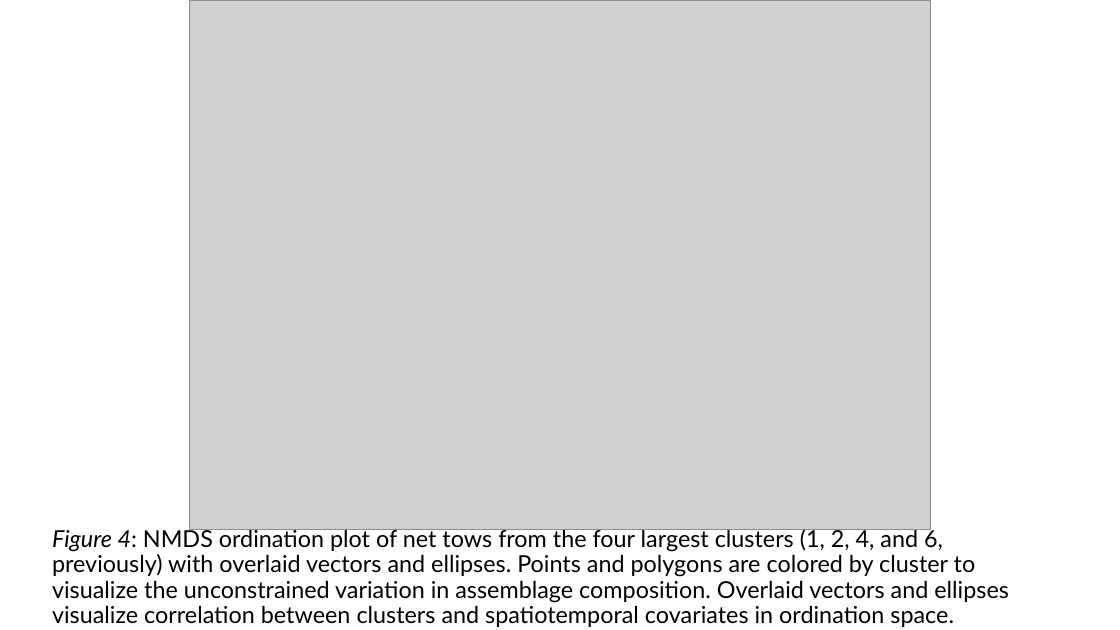
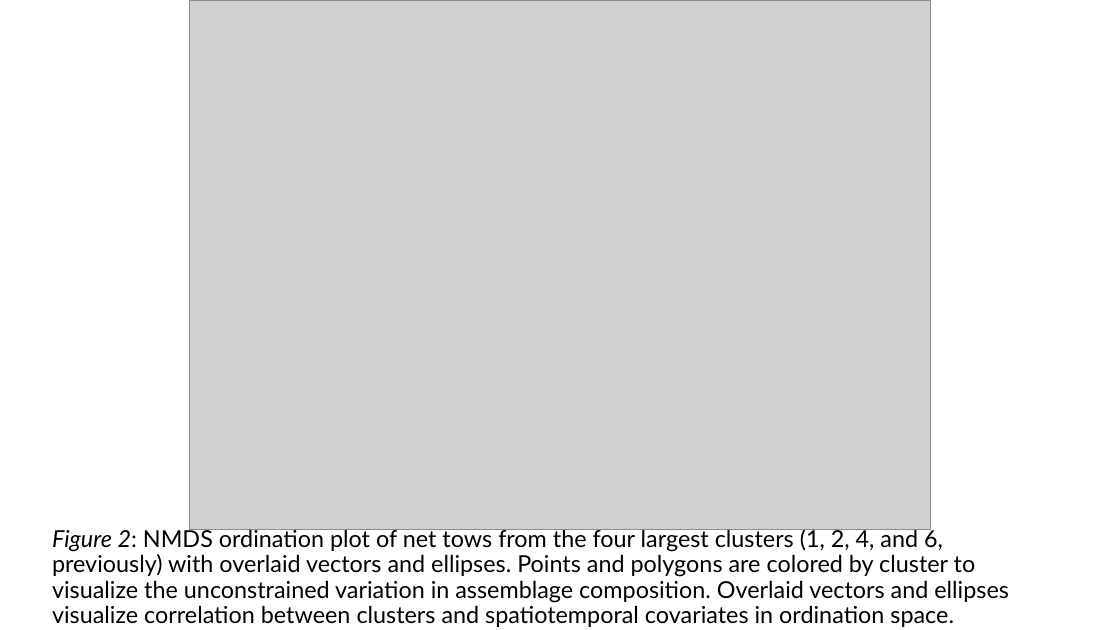
Before and after one commit to LukeABobay/larval-fish-community-analysis, a slide deck: slide 4 of Project Figures and Tables in order.pptx (slide 6 before the commit). Drawn at 1120x630 pixels with LibreOffice and Linux fonts; fonts in the diff are those of the drawing; grey boxes stand for pictures. Boxes give left, top, right and bottom in pixels: in the first picture for what was removed or moved away, otherwise in the second. Text is boxed around its words. In the diff, an @@ line names an element or a change of style, - is before the commit and + after.

Commit message:
Update powerpoint with figures and tables

```diff
--- a/Project Figures and Tables in order.pptx
+++ b/Project Figures and Tables in order.pptx
@@ title at bbox=[52, 527, 1009, 627]: text changed @@
-Figure 4: NMDS ordination plot of net tows from the four largest clusters (1, 2, 4, and 6, previously) with overlaid vectors and ellipses. Points and polygons are colored by cluster to visualize the unconstrained variation in assemblage composition. Overlaid vectors and ellipses visualize correlation between clusters and spatiotemporal covariates in ordination space.
+Figure 2: NMDS ordination plot of net tows from the four largest clusters (1, 2, 4, and 6, previously) with overlaid vectors and ellipses. Points and polygons are colored by cluster to visualize the unconstrained variation in assemblage composition. Overlaid vectors and ellipses visualize correlation between clusters and spatiotemporal covariates in ordination space.
```
Also in this commit, not shown: 12 other slides changed, 4 slides added.
